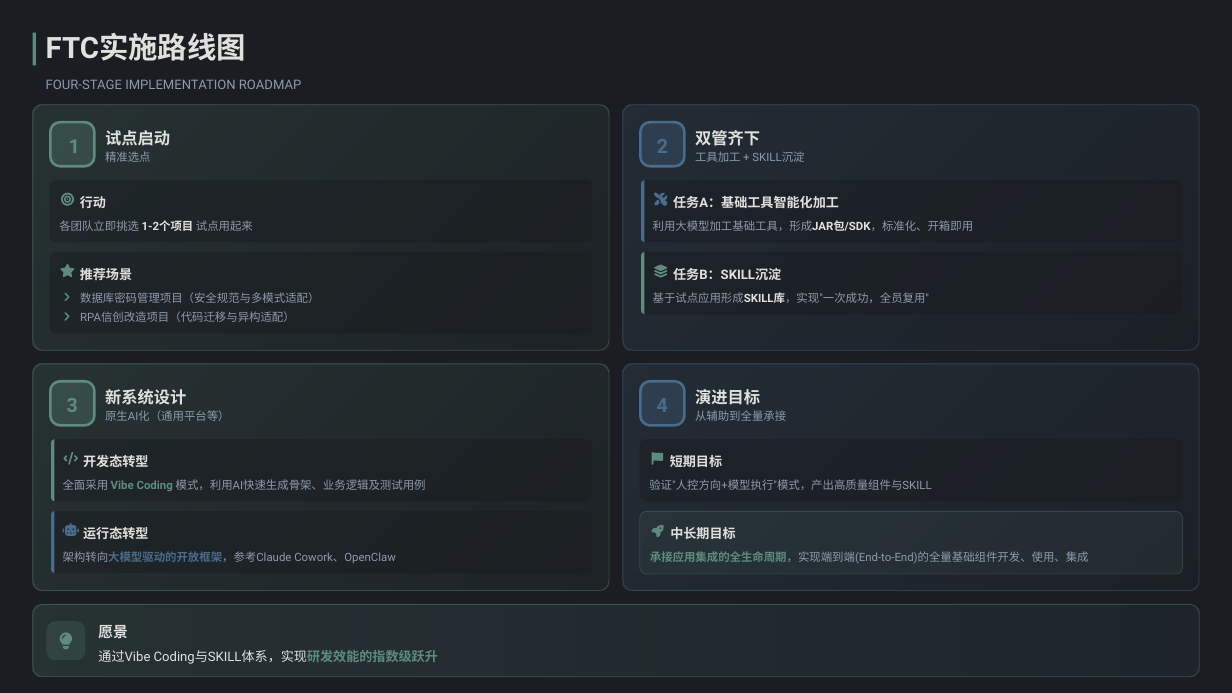
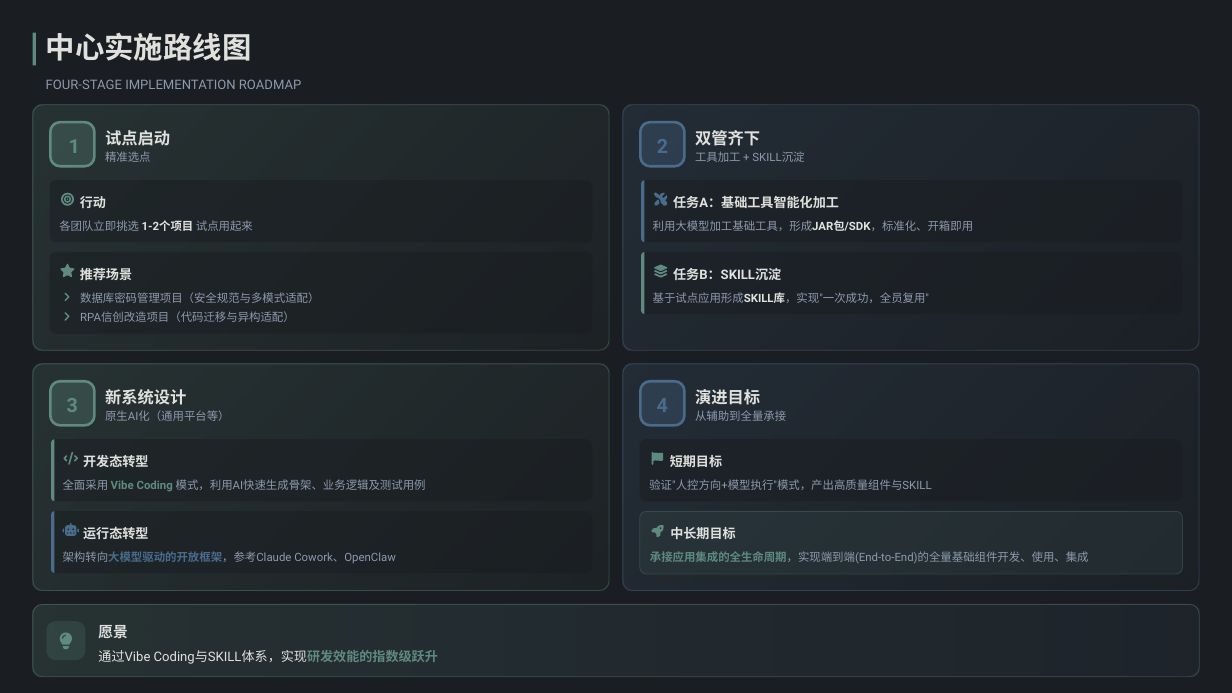
Before and after one commit to faunt1/dbpwd, a slide deck: slide 11 of outputs/Code Agent编程模式落地实施探讨-黑色.pptx. Drawn at 1232x693 pixels with LibreOffice and Linux fonts; fonts in the diff are those of the drawing. Boxes give left, top, right and bottom in pixels: in the first picture for what was removed or moved away, otherwise in the second. Text is boxed around its words. In the diff, an @@ line names an element or a change of style, - is before the commit and + after.

```diff
--- a/outputs/Code Agent编程模式落地实施探讨-黑色.pptx
+++ b/outputs/Code Agent编程模式落地实施探讨-黑色.pptx
@@ text at (x1=46, y1=33, x2=252, y2=61): text changed @@
-FTC实施路线图
+中心实施路线图
```
Also in this commit, not shown: 1 other slide changed, 1 other file.
